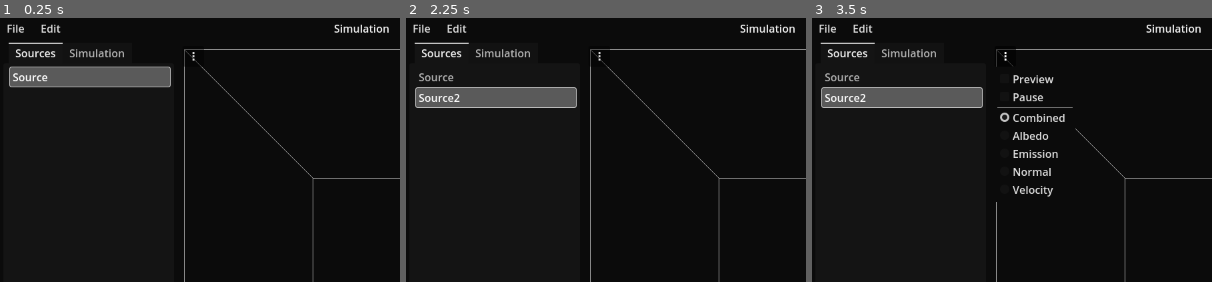
Above: before the commit, frames 1-3 (left to right).
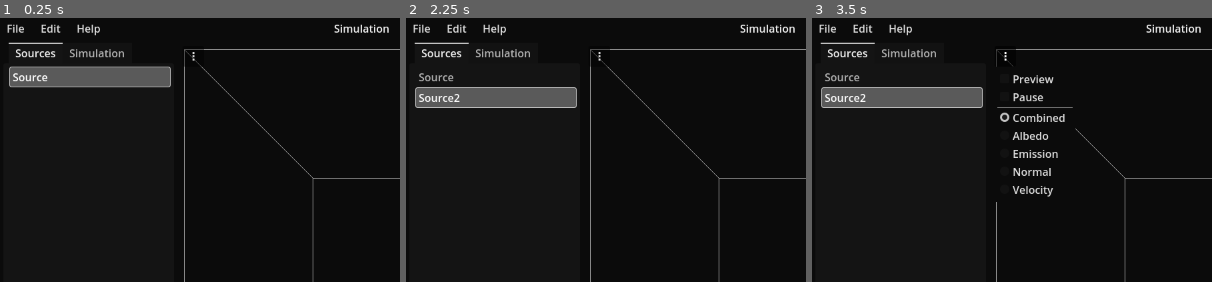
Above: after the commit, the same moments.

Repository: krokoschlange/Inferno3D
Game: Godot game, scene res://editor/main_editor.tscn
Same seed, same stepped clock (60 frames per second), same inputs: the game is played once before the commit and once after it.
Inputs (mouse positions are % of the whole screen's width and height, from its top left):
- Up to frame 1 (0.25 s): no input
- Up to frame 2 (2.25 s): click (24, 92) at 0.5 s; click (24, 92) at 1.25 s; click "Add Source" at 2 s
- Up to frame 3 (3.5 s): click "⋮" at 2.75 s
The pictures show only the part of the screen within x 0-50%, y 0-50%; the shares and areas given below are measured in that part.

The runs differ from the first frame. In frame 1, 0.1% of the frame differs, in the area x 19-25%, y 2-7%; in frame 2, 0.1%; in frame 3, 0.1%.
Error in both runs: Cannot call method 'sampler_create' on a null value. (res://simulation/fluids.gd:262)

Commit message:
add about window

Diff:
--- /dev/null
+++ b/editor/about_window.gd
@@ -0,0 +1,47 @@
+extends Window
+
+@onready var rich_text_label: RichTextLabel = $VBoxContainer/RichTextLabel
+@onready var text_edit: TextEdit = $VBoxContainer/TextEdit
+@onready var tab_bar: TabBar = $VBoxContainer/TabBar
+
+var license_tabs: Array[String]
+
+# Called when the node enters the scene tree for the first time.
+func _ready() -> void:
+	close_requested.connect(hide)
+	rich_text_label.meta_clicked.connect(on_url_clicked)
+
+	tab_bar.add_tab("Components")
+	tab_bar.tab_changed.connect(tab_selected)
+
+	for key: String in Engine.get_license_info():
+		license_tabs.append(key)
+		tab_bar.add_tab(key)
+
+	text_edit.text = construct_copyright_info()
+
+
+func on_url_clicked(meta: Variant) -> void:
+	OS.shell_open(str(meta))
+
+func _on_ok_button_pressed() -> void:
+	hide()
+
+func construct_copyright_info() -> String:
+	var comps: Array[Dictionary] = Engine.get_copyright_info()
+	var txt: String = ""
+
+	for comp: Dictionary in comps:
+		txt += "- " + comp["name"] + "\n"
+		for part: Dictionary in comp["parts"]:
+			for cp: String in part["copyright"]:
+				txt += "   © " + cp + "\n"
+			txt += "   license: " + part["license"] + "\n\n"
+
+	return txt
+
+func tab_selected(tab: int) -> void:
+	if tab == 0:
+		text_edit.text = construct_copyright_info()
+	else:
+		text_edit.text = Engine.get_license_info()[license_tabs[tab - 1]]
--- /dev/null
+++ b/editor/about_window.tscn
@@ -0,0 +1,49 @@
+[gd_scene load_steps=2 format=3 uid="uid://dcijjxf2vax0h"]
+
+[ext_resource type="Script" path="res://editor/about_window.gd" id="1_m1l3a"]
+
+[node name="AboutWindow" type="Window"]
+title = "About Inferno3D"
+initial_position = 2
+size = Vector2i(600, 400)
+wrap_controls = true
+transient = true
+exclusive = true
+script = ExtResource("1_m1l3a")
+
+[node name="VBoxContainer" type="VBoxContainer" parent="."]
+anchors_preset = 15
+anchor_right = 1.0
+anchor_bottom = 1.0
+grow_horizontal = 2
+grow_vertical = 2
+
+[node name="RichTextLabel" type="RichTextLabel" parent="VBoxContainer"]
+custom_minimum_size = Vector2(0, 150)
+layout_mode = 2
+bbcode_enabled = true
+text = "[center]
+Inferno3D was made using the Godot Engine
+[url]https://godotengine.org/license[/url]
+
+Portions of this software are copyright © 2023 The FreeType Project ([url]www.freetype.org[/url]). All rights reserved.
+[/center]"
+fit_content = true
+
+[node name="TabBar" type="TabBar" parent="VBoxContainer"]
+layout_mode = 2
+focus_mode = 0
+
+[node name="TextEdit" type="TextEdit" parent="VBoxContainer"]
+layout_mode = 2
+size_flags_vertical = 3
+editable = false
+wrap_mode = 1
+
+[node name="Button" type="Button" parent="VBoxContainer"]
+custom_minimum_size = Vector2(93.515, 0)
+layout_mode = 2
+size_flags_horizontal = 4
+text = "OK"
+
+[connection signal="pressed" from="VBoxContainer/Button" to="." method="_on_ok_button_pressed"]
--- a/editor/keyframe_editor.gd
+++ b/editor/keyframe_editor.gd
@@ -100,7 +100,7 @@
 					AnimationHandler.add_keyframe_at(obj, prop, end_frame, value)], [func () -> void:
 						AnimationHandler.remove_keyframe_at(obj, prop, end_frame, false)
 						if overridden_keyframe_value != null:
-							AnimationHandler.add_keyframe_at(obj, prop, end_frame, overridden_keyframe_value)
+							AnimationHandler.add_keyframe_at(obj, prop, end_frame, override_value)
 						AnimationHandler.add_keyframe_at(obj, prop, start_frame, value)
 						], func () -> void: pass, [], [])
 			dragging = false
--- a/editor/main_editor.tscn
+++ b/editor/main_editor.tscn
@@ -27,6 +27,7 @@
 [ext_resource type="Texture2D" uid="uid://c0m65x1vlgx55" path="res://editor/graphics/pause.svg" id="17_qf436"]
 [ext_resource type="Texture2D" uid="uid://oqhwjuvej85e" path="res://editor/graphics/stop.svg" id="18_2rivi"]
 [ext_resource type="PackedScene" uid="uid://dvwu6expqpnhf" path="res://editor/blackbody_lut_editor.tscn" id="20_dgghf"]
+[ext_resource type="PackedScene" uid="uid://dcijjxf2vax0h" path="res://editor/about_window.tscn" id="27_q8xgw"]
 
 [sub_resource type="StyleBoxFlat" id="StyleBoxFlat_2vlov"]
 content_margin_left = 8.0
@@ -254,7 +255,7 @@
 
 [node name="DeleteConfirmationDialog" type="ConfirmationDialog" parent="MarginContainer/TabContainer/Simulation/Simulation/TabContainer/Sources/Sources/SourcesList"]
 initial_position = 2
-size = Vector2i(206, 100)
+size = Vector2i(228, 100)
 force_native = true
 dialog_text = "Delete all selected sources?"
 
@@ -1224,6 +1225,8 @@
 size = Vector2i(300, 100)
 min_size = Vector2i(300, 0)
 theme_override_styles/panel = SubResource("StyleBoxFlat_bp5kp")
+
+[node name="Help" type="PopupMenu" parent="MenuBar"]
 
 [node name="ColorRect" type="ColorRect" parent="."]
 visible = false
@@ -1271,6 +1274,10 @@
 custom_minimum_size = Vector2(200, 0)
 layout_mode = 2
 
+[node name="AboutWindow" parent="." instance=ExtResource("27_q8xgw")]
+visible = false
+force_native = true
+
 [connection signal="pressed" from="MarginContainer/TabContainer/Simulation/Simulation/TabContainer/Sources/Sources/AddSource" to="MarginContainer/TabContainer/Simulation/Simulation/TabContainer/Sources/Sources/SourcesList" method="_on_add_source_pressed"]
 [connection signal="pressed" from="MarginContainer/TabContainer/Sprite Sheet/HSplitContainer/Container/MarginContainer/VBoxContainer/RenderButton" to="MarginContainer/TabContainer/Sprite Sheet/HSplitContainer/VSplitContainer/SpriteSheetGenerator" method="generate"]
 [connection signal="pressed" from="MarginContainer/TabContainer/Sprite Sheet/HSplitContainer/Container/MarginContainer/VBoxContainer/ExportButton" to="MarginContainer/TabContainer/Sprite Sheet/HSplitContainer/VSplitContainer/SpriteSheetGenerator" method="open_export_window"]
--- a/editor/menu_bar.gd
+++ b/editor/menu_bar.gd
@@ -12,10 +12,19 @@
 	REDO = 1,
 }
 
+enum HelpAction {
+	ONLINE_HELP = 0,
+	ABOUT = 1,
+}
+
 @onready var file: PopupMenu = $File
 @onready var edit: PopupMenu = $Edit
+@onready var help: PopupMenu = $Help
+
+@onready var about_window: Window = $"../AboutWindow"
 
 @onready var color_rect: RenderProgressPopup = $"../ColorRect"
+
 
 # Called when the node enters the scene tree for the first time.
 func _ready() -> void:
@@ -30,6 +39,11 @@
 	edit.add_item("Redo", EditAction.REDO, KEY_Z | KEY_MASK_CTRL | KEY_MASK_SHIFT)
 	edit.set_item_disabled(EditAction.UNDO, not EditHistory.has_undo())
 	edit.set_item_disabled(EditAction.REDO, not EditHistory.has_redo())
+
+	help.id_pressed.connect(help_pressed)
+	help.add_item("Online Help", HelpAction.ONLINE_HELP)
+	help.add_item("About", HelpAction.ABOUT)
+
 	EditHistory.history_changed.connect(func () -> void:
 		edit.set_item_disabled(EditAction.UNDO, not EditHistory.has_undo())
 		edit.set_item_disabled(EditAction.REDO, not EditHistory.has_redo()))
@@ -100,3 +114,12 @@
 			edit.set_item_disabled(EditAction.REDO, not EditHistory.has_redo())
 		_:
 			pass
+
+func help_pressed(id: int) -> void:
+	if color_rect.is_visible_in_tree():
+		return
+	match id:
+		HelpAction.ONLINE_HELP:
+			OS.shell_open("https://github.com/krokoschlange/Inferno3D/wiki")
+		HelpAction.ABOUT:
+			about_window.show()
--- a/project.godot
+++ b/project.godot
@@ -13,7 +13,8 @@
 config/name="fluids"
 run/main_scene="res://editor/main_editor.tscn"
 config/features=PackedStringArray("4.3", "Forward Plus")
-config/icon="res://simulation/icon.svg"
+config/icon="res://inferno-logo.png"
+config/windows_native_icon="res://inferno-logo.ico"
 
 [autoload]
 
--- a/simulation/icon.svg
+++ /dev/null
@@ -1 +0,0 @@
-<svg height="128" width="128" xmlns="http://www.w3.org/2000/svg"><rect x="2" y="2" width="124" height="124" rx="14" fill="#363d52" stroke="#212532" stroke-width="4"/><g transform="scale(.101) translate(122 122)"><g fill="#fff"><path d="M105 673v33q407 354 814 0v-33z"/><path d="m105 673 152 14q12 1 15 14l4 67 132 10 8-61q2-11 15-15h162q13 4 15 15l8 61 132-10 4-67q3-13 15-14l152-14V427q30-39 56-81-35-59-83-108-43 20-82 47-40-37-88-64 7-51 8-102-59-28-123-42-26 43-46 89-49-7-98 0-20-46-46-89-64 14-123 42 1 51 8 102-48 27-88 64-39-27-82-47-48 49-83 108 26 42 56 81zm0 33v39c0 276 813 276 814 0v-39l-134 12-5 69q-2 10-14 13l-162 11q-12 0-16-11l-10-65H446l-10 65q-4 11-16 11l-162-11q-12-3-14-13l-5-69z" fill="#478cbf"/><path d="M483 600c0 34 58 34 58 0v-86c0-34-58-34-58 0z"/><circle cx="725" cy="526" r="90"/><circle cx="299" cy="526" r="90"/></g><g fill="#414042"><circle cx="307" cy="532" r="60"/><circle cx="717" cy="532" r="60"/></g></g></svg>
Not shown: 1 places in editor/main_editor.tscn that only renumber resources
Binary file added: inferno-logo.ico
Binary file added: inferno-logo.png
Not shown, changed: inferno-logo.png.import
